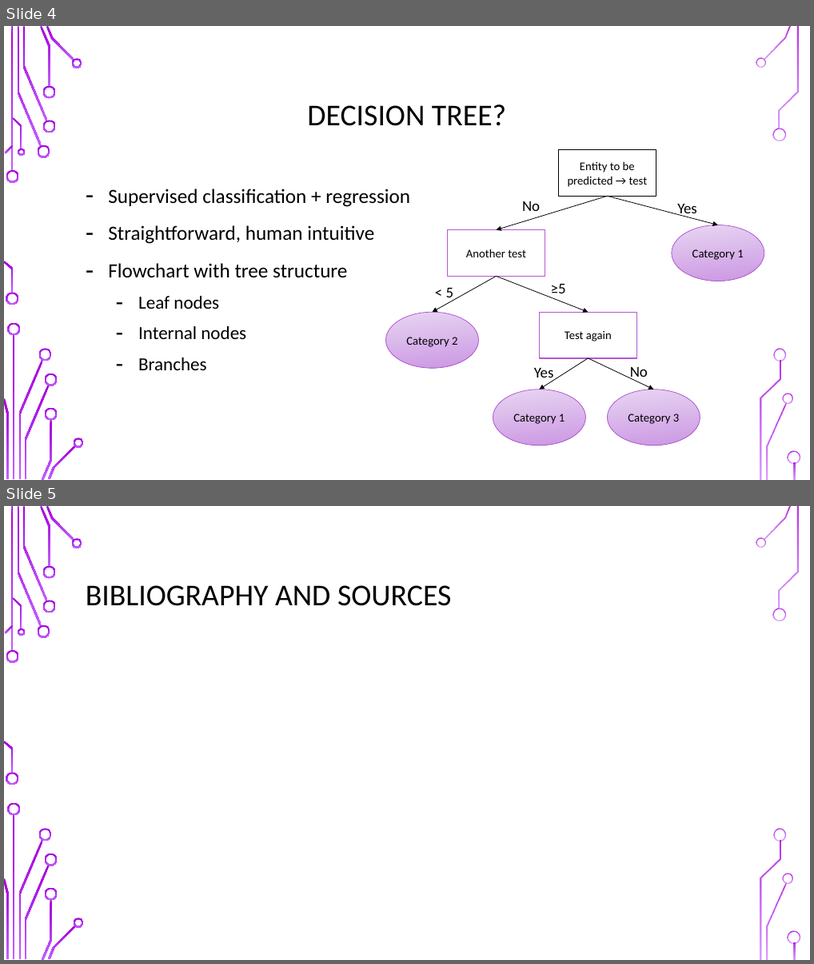
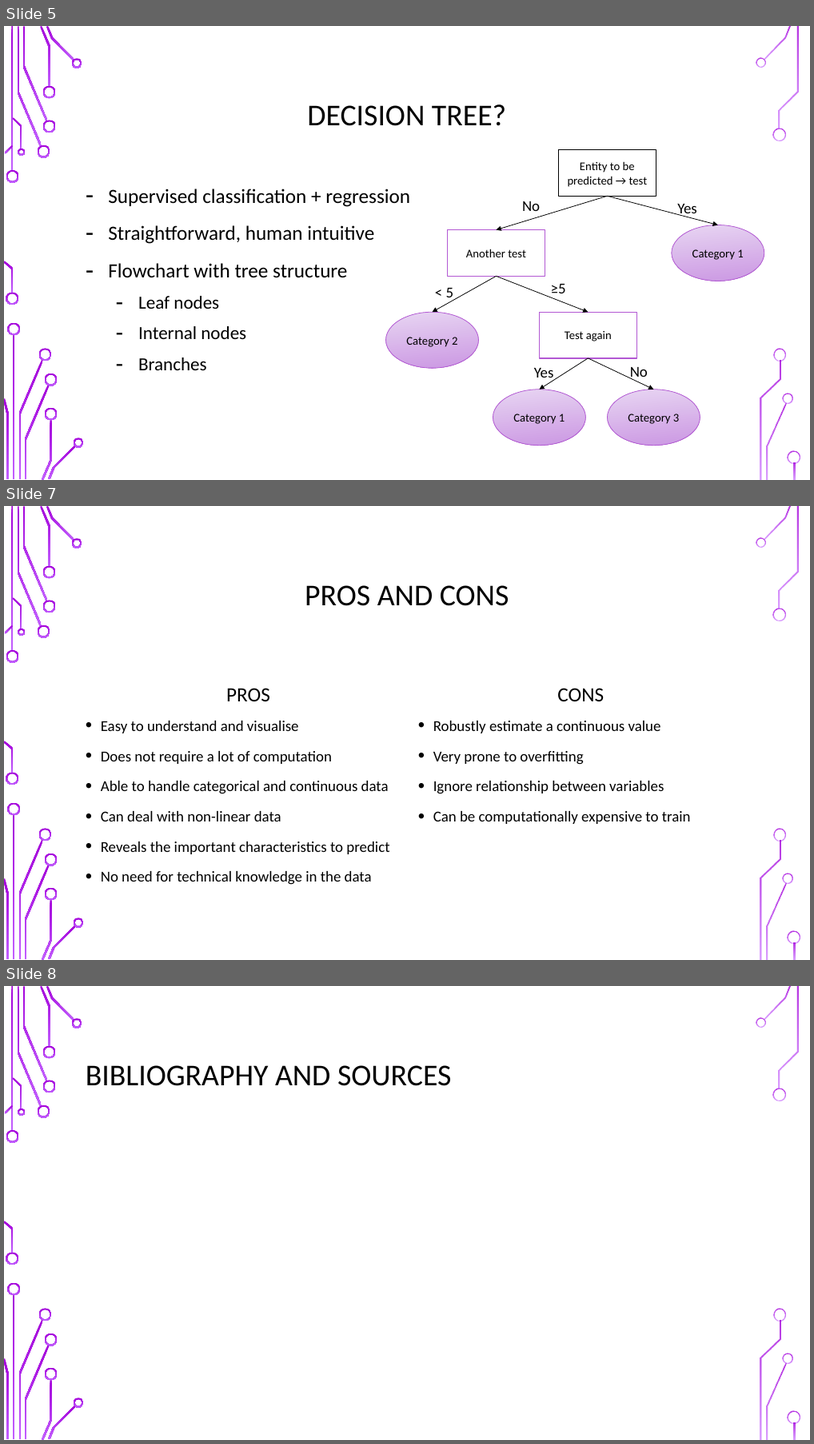
Before and after one commit to UOMDSS/workshops-2021-2022, a slide deck: semester-2-2021-2022/week-6-decision-tree/Decision_Tree.pptx. Shown one above the other, each under a label of ours: slides 4 and 5 before the commit, slides 5, 7 and 8 after it; the slides between them are not shown. The pictures are 814x964 and 814x1444 pixels, drawn with LibreOffice and Linux fonts; fonts in the diff are those of the drawing; background and template pictures are left out. Boxes give left, top, right and bottom in pixels: in the first picture for what was removed or moved away, otherwise in the second. Text is boxed around its words. In the diff, an @@ line names an element or a change of style, - is before the commit and + after.

```diff
--- a/semester-2-2021-2022/week-6-decision-tree/Decision_Tree.pptx
+++ b/semester-2-2021-2022/week-6-decision-tree/Decision_Tree.pptx
@@ slide 7 added at (4, 506, 810, 960), background picture (left out); not listed: 36 template elements that a slide beside it also shows @@
@@ title added at (305, 585, 510, 606), 36 pt, text #000000 @@
+PROS AND CONS
@@ text added at (226, 688, 270, 701), 24 pt, text #000000 @@
+PROS
@@ text added at (558, 688, 604, 701), 24 pt, text #000000 @@
+CONS
@@ text added at (101, 720, 390, 884), 18 pt, text #000000 @@
+• Easy to understand and visualise
+• Does not require a lot of computation
+• Able to handle categorical and continuous data
+• Can deal with non-linear data
+• Reveals the important characteristics to predict
+• No need for technical knowledge in the data
@@ text added at (434, 720, 691, 824), 18 pt, text #000000 @@
+• Robustly estimate a continuous value
+• Very prone to overfitting
+• Ignore relationship between variables
+• Can be computationally expensive to train
@@ what was slide 4 is now slide 5 @@
@@ what was slide 5 is now slide 8 @@
```
Also in this commit, not shown: 2 other slides added.
